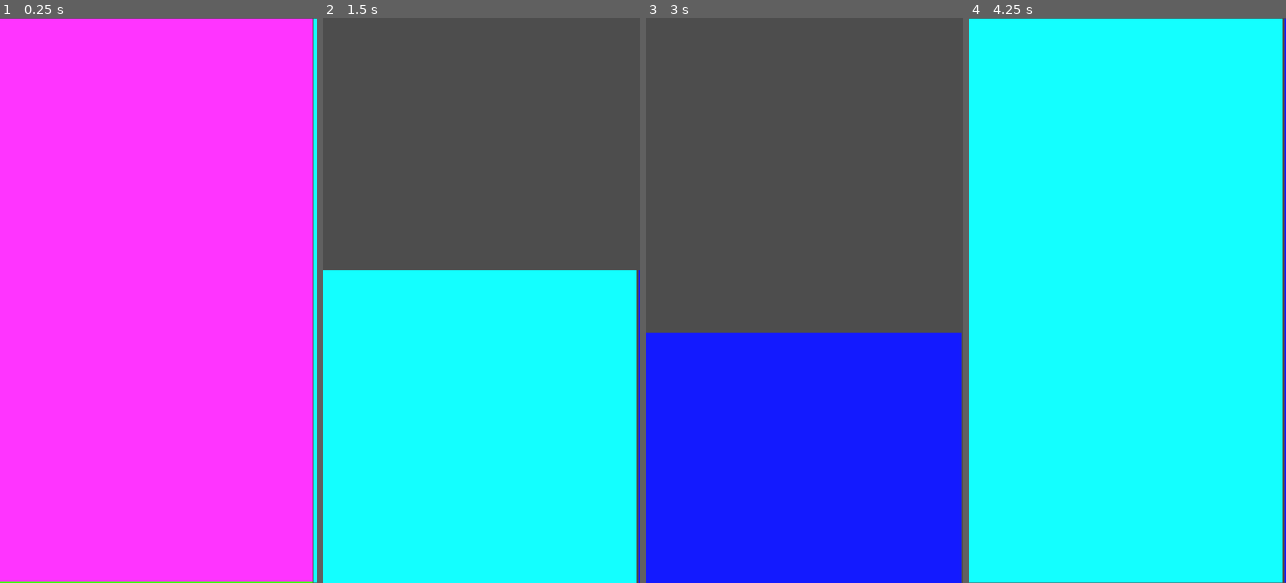
Above: before the commit, frames 1-4 (left to right).
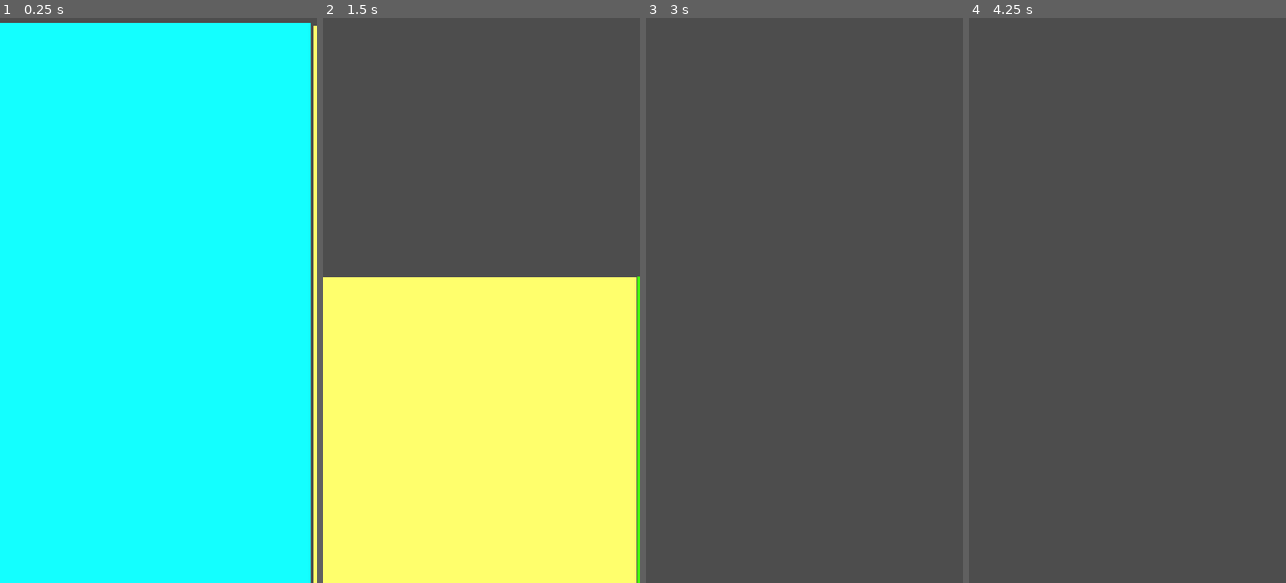
Above: after the commit, the same moments.

Repository: Makktu/ScrollingAdventure
Game: Godot game, scene res://scenes/test_scene_1.tscn
Two runs of this game, one before a commit and one after it. Both use one fixed random seed, a clock stepped at 60 frames per second and the inputs below.
Inputs:
- Up to frame 1 (0.25 s): no input
- Up to frame 2 (1.5 s): tap Enter at 0.5 s; hold Right (ui_right) 0.53-1.28 s; tap Space at 1.25 s; hold Down (ui_down) from 1.28 s (still down)
- Up to frame 3 (3 s): tap Enter at 2 s; release Down (ui_down) at 2.03 s; hold Right (ui_right) 2.03-2.78 s; tap Space at 2.75 s; hold Up (ui_up) from 2.78 s (still down)
- Up to frame 4 (4.25 s): tap Enter at 3.5 s; release Up (ui_up) at 3.53 s; hold Left (ui_left) from 3.53 s (still down)

The runs differ from the first frame. In frame 1, 100% of the frame differs, in the area x 0-100%, y 0-100%; in frame 2, 55%; in frame 3, 44%; in frame 4, 99%.

Commit message:
added a grid and start of code for movement

Diff:
--- a/scenes/test_scene_1.gd
+++ b/scenes/test_scene_1.gd
@@ -7,40 +7,63 @@
 @onready var move_timer = $MoveTimer
 
 var current_location = 1
+var level_size = 4 # signifying a 4x4 grid of locations
 
 var input_given = false
 var x_pos = 0
 var y_pos = 0
 
-# ###############################################
-# KEY: Up, Right, Down, Left
-# 0 = no wall - player can pass
-# 1 = wall - player cannot pass
-var rooms = {
-	1: [2,3,4,5],
-	2: [0,1,0,0],
-	3: [0,0,0,1],
-	4: [1,0,0,0],
-	5: [0,1,0,0],
-	6: [0,0,1,1],
-	7: [1,0,0,0]
-}
-# ###############################################
+var no_entry = [5,7,10]
 
 # Called every frame. 'delta' is the elapsed time since the previous frame.
 func _process(delta):
 
 	if Input.is_action_just_pressed("ui_right") and !input_given:
+		# check not on edge of map
+		if current_location == level_size:
+			print("there is nothing outside the walls")
+			return
+		# check that right is a legal move
+		for n in no_entry:
+			if current_location + 1 == n:
+				print("can't go that way!")
+				return
+		current_location += 1
+		print(current_location)
 		input_given = true
 		move_timer.start()
 		movement(1)
 
 	if Input.is_action_just_pressed("ui_left") and !input_given:
+		# check not on edge of map
+		var check = 1
+		for n in level_size:
+			if current_location == check:
+				print("there is nothing outside the walls")
+				return
+			check + level_size
+		# check that right is a legal move
+		for n in no_entry:
+			if current_location - 1 == n:
+				print("can't go that way!")
+				return
+		current_location -= 1
+		print(current_location)
 		input_given = true
 		move_timer.start()
 		movement(3)
 
 	if Input.is_action_just_pressed("ui_up") and !input_given:
+		# check not on edge of map
+		if current_location > (level_size * level_size) - level_size:
+			print("there is nothing outside the walls")
+			return
+		# check that right is a legal move
+		for n in no_entry:
+			if current_location + level_size == n:
+				print("can't go that way!")
+				return
+		current_location += level_size
 		input_given = true
 		move_timer.start()
 		movement(0)
@@ -55,7 +78,7 @@
 	move_camera(direction)
 
 func move_camera(direction):
-	if direction == null:
+	if direction == 99:
 		print("no direction")
 	var x_dir = 0
 	var y_dir = 0
--- a/scenes/test_scene_1.tscn
+++ b/scenes/test_scene_1.tscn
@@ -13,46 +13,122 @@
 [node name="Area" type="Node2D" parent="."]
 
 [node name="ColorRect" type="ColorRect" parent="Area"]
-offset_right = 720.0
-offset_bottom = 1277.0
+offset_left = 718.0
+offset_top = 1295.0
+offset_right = 1438.0
+offset_bottom = 2572.0
 color = Color(1, 0.203922, 1, 1)
 
 [node name="ColorRect2" type="ColorRect" parent="Area"]
-offset_left = -721.0
-offset_right = -1.0
-offset_bottom = 1277.0
+offset_left = -3.0
+offset_top = 1295.0
+offset_right = 717.0
+offset_bottom = 2572.0
 color = Color(0, 0, 0, 1)
 
 [node name="ColorRect3" type="ColorRect" parent="Area"]
-offset_left = 4.0
-offset_top = -1279.0
-offset_right = 724.0
-offset_bottom = -2.0
+offset_left = 722.0
+offset_top = 16.0
+offset_right = 1442.0
+offset_bottom = 1293.0
 color = Color(1, 1, 0.423529, 1)
 
 [node name="ColorRect4" type="ColorRect" parent="Area"]
-offset_top = 1275.0
-offset_right = 720.0
-offset_bottom = 2552.0
+offset_left = 718.0
+offset_top = 2570.0
+offset_right = 1438.0
+offset_bottom = 3847.0
 color = Color(0.266667, 1, 0.0431373, 1)
 
-[node name="ColorRect5" type="ColorRect" parent="Area"]
-offset_left = 722.0
-offset_right = 1442.0
-offset_bottom = 1277.0
-color = Color(0.0745098, 1, 1, 1)
-
 [node name="ColorRect6" type="ColorRect" parent="Area"]
-offset_left = 1447.0
-offset_right = 2167.0
-offset_bottom = 1277.0
+offset_left = 2165.0
+offset_top = 1295.0
+offset_right = 2885.0
+offset_bottom = 2572.0
 color = Color(0.0745098, 0.101961, 1, 1)
 
 [node name="ColorRect7" type="ColorRect" parent="Area"]
+offset_left = 2171.0
+offset_top = 2573.0
+offset_right = 2891.0
+offset_bottom = 3850.0
+color = Color(0.878431, 0.054902, 0.415686, 1)
+
+[node name="ColorRect18" type="ColorRect" parent="Area"]
 offset_left = 1453.0
-offset_top = 1278.0
+offset_top = 3842.0
 offset_right = 2173.0
-offset_bottom = 2555.0
+offset_bottom = 5119.0
+color = Color(0.878431, 0.054902, 0.415686, 1)
+
+[node name="ColorRect8" type="ColorRect" parent="Area"]
+offset_left = 1441.0
+offset_top = 2564.0
+offset_right = 2161.0
+offset_bottom = 3841.0
+color = Color(0, 0, 0, 1)
+
+[node name="ColorRect12" type="ColorRect" parent="Area"]
+offset_left = 1441.0
+offset_top = 1286.0
+offset_right = 2161.0
+offset_bottom = 2563.0
+color = Color(0, 0, 0, 1)
+
+[node name="ColorRect14" type="ColorRect" parent="Area"]
+offset_left = 1441.0
+offset_top = 2564.0
+offset_right = 2161.0
+offset_bottom = 3841.0
+color = Color(0, 0, 0, 1)
+
+[node name="ColorRect9" type="ColorRect" parent="Area"]
+offset_left = -4.0
+offset_top = 2562.0
+offset_right = 716.0
+offset_bottom = 3839.0
+color = Color(1, 1, 0.423529, 1)
+
+[node name="ColorRect15" type="ColorRect" parent="Area"]
+offset_left = 2175.0
+offset_top = 3849.0
+offset_right = 2895.0
+offset_bottom = 5126.0
+color = Color(1, 1, 0.423529, 1)
+
+[node name="ColorRect16" type="ColorRect" parent="Area"]
+offset_left = 2165.0
+offset_top = 7.0
+offset_right = 2885.0
+offset_bottom = 1284.0
+color = Color(1, 1, 0.423529, 1)
+
+[node name="ColorRect17" type="ColorRect" parent="Area"]
+offset_left = 722.0
+offset_top = 3849.0
+offset_right = 1442.0
+offset_bottom = 5126.0
+color = Color(1, 1, 0.423529, 1)
+
+[node name="ColorRect10" type="ColorRect" parent="Area"]
+offset_left = 1444.0
+offset_top = 15.0
+offset_right = 2164.0
+offset_bottom = 1292.0
+color = Color(0.266667, 1, 0.0431373, 1)
+
+[node name="ColorRect11" type="ColorRect" parent="Area"]
+offset_left = -4.0
+offset_top = 9.0
+offset_right = 716.0
+offset_bottom = 1286.0
+color = Color(0.0745098, 1, 1, 1)
+
+[node name="ColorRect13" type="ColorRect" parent="Area"]
+offset_left = 9.0
+offset_top = 3842.0
+offset_right = 729.0
+offset_bottom = 5119.0
 color = Color(0.878431, 0.054902, 0.415686, 1)
 
 [node name="MoveTimer" type="Timer" parent="."]
Not shown, changed: README.md
